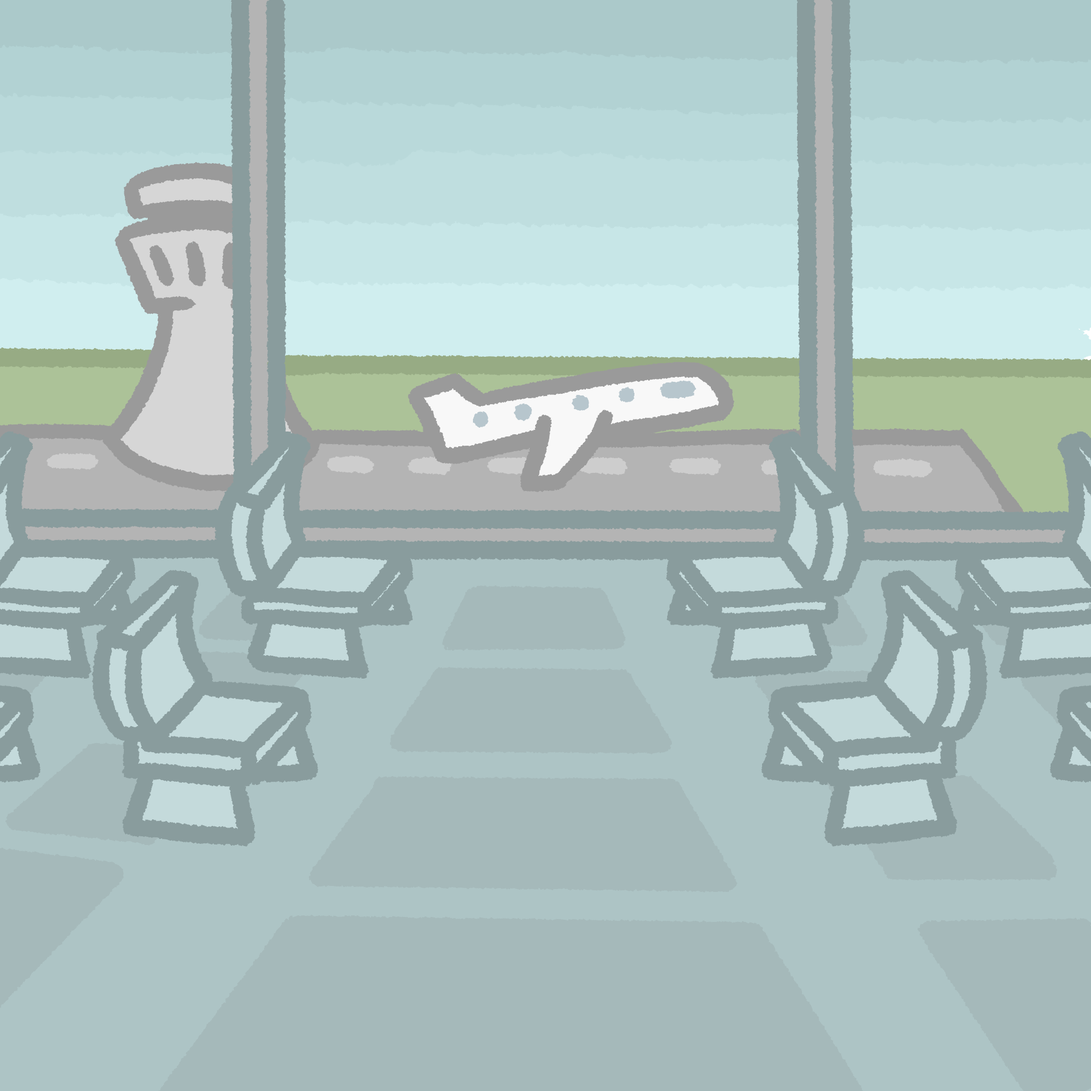
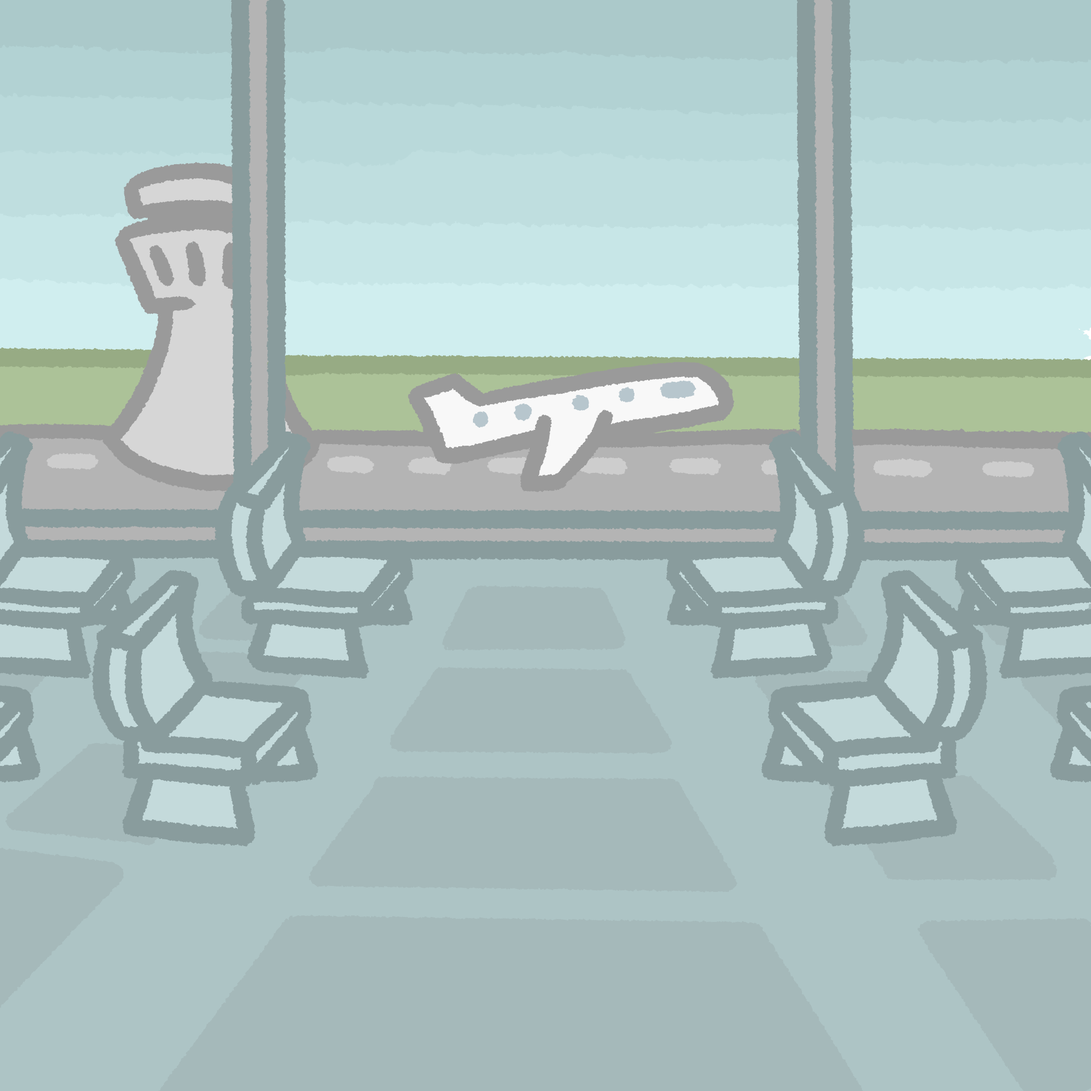
Two versions of the same layered image (1091x1091). Layer-by-layer changes:
painted on "BG" over [950, 430, 1091, 514]
